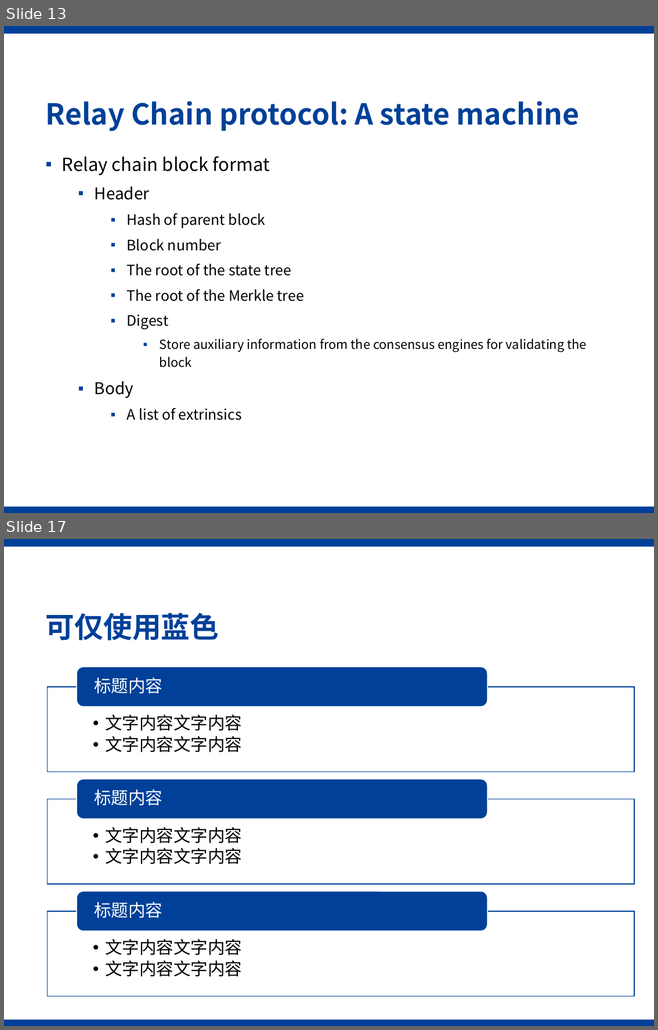
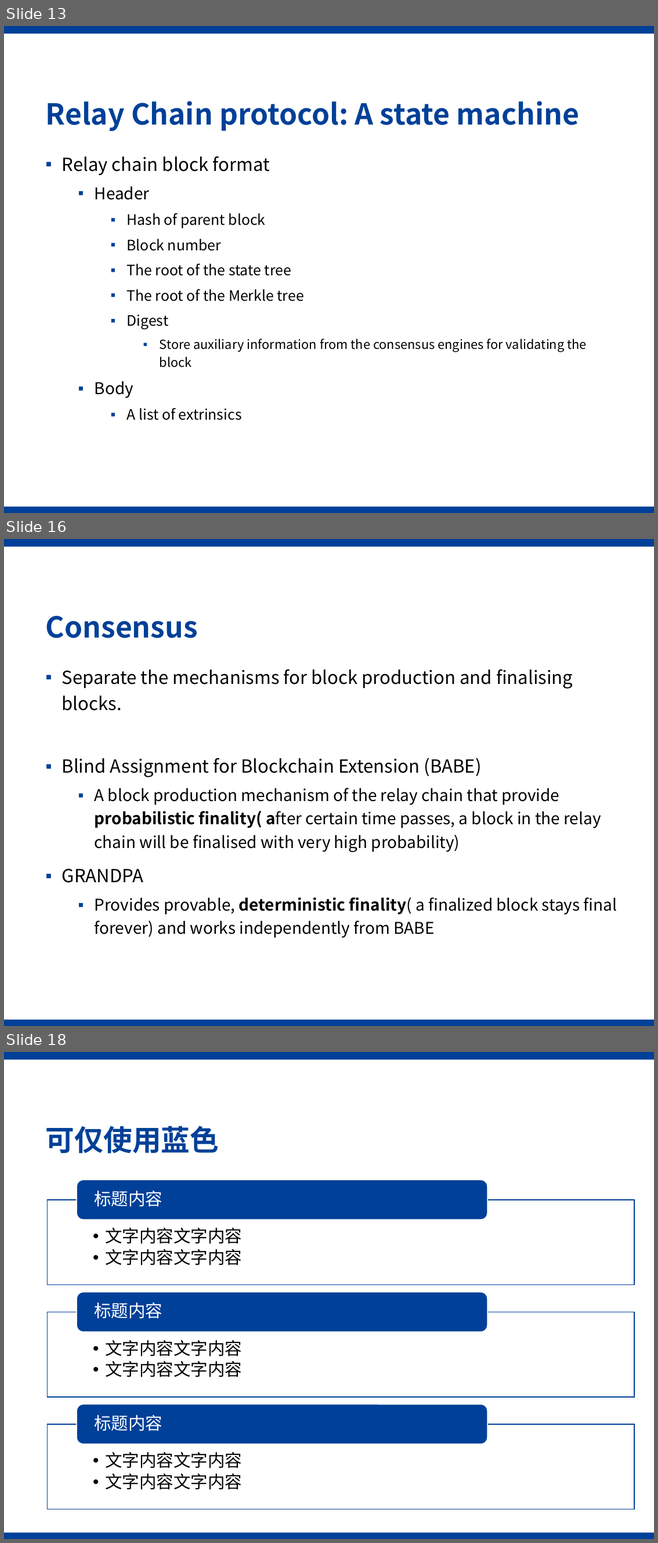
Before and after one commit to Voidkai/Polkadot, a slide deck: Polkadot-PPT.pptx. Shown one above the other, each under a label of ours: slides 13 and 17 before the commit, slides 13, 16 and 18 after it; the slides between them are not shown. The pictures are 658x1030 and 658x1543 pixels, drawn with LibreOffice and Linux fonts; fonts in the diff are those of the drawing; background and template pictures are left out. Boxes give left, top, right and bottom in pixels: in the first picture for what was removed or moved away, otherwise in the second. Text is boxed around its words. In the diff, an @@ line names an element or a change of style, - is before the commit and + after.

```diff
--- a/Polkadot-PPT.pptx
+++ b/Polkadot-PPT.pptx
@@ slide 16 added at (4, 539, 654, 1026), background #FFFFFF; not listed: 2 template elements that a slide beside it also shows @@
@@ title added at (46, 616, 198, 638), 32 pt, text #004098, bold @@
+Consensus
@@ text added at (62, 669, 617, 938), 18 pt, text #000000 @@
+▪ Separate the mechanisms for block production and finalising blocks.
+▪ Blind Assignment for Blockchain Extension (BABE)
+  ▪ A block production mechanism of the relay chain that provide probabilistic finality( after certain time passes, a block in the relay chain will be finalised with very high probability)
+▪ GRANDPA
+  ▪ Provides provable, deterministic finality( a finalized block stays final forever) and works independently from BABE
@@ what was slide 17 is now slide 18 @@
```
Also in this commit, not shown: 9 slides changed.
